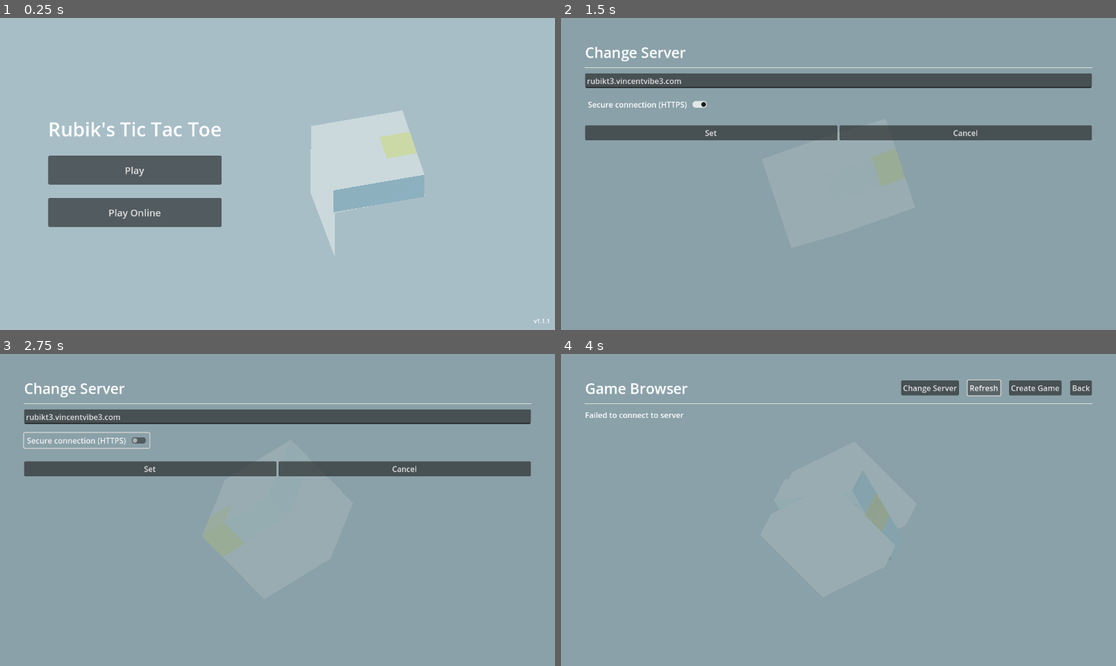
Above: before the commit, frames 1-4 (two rows, left to right).
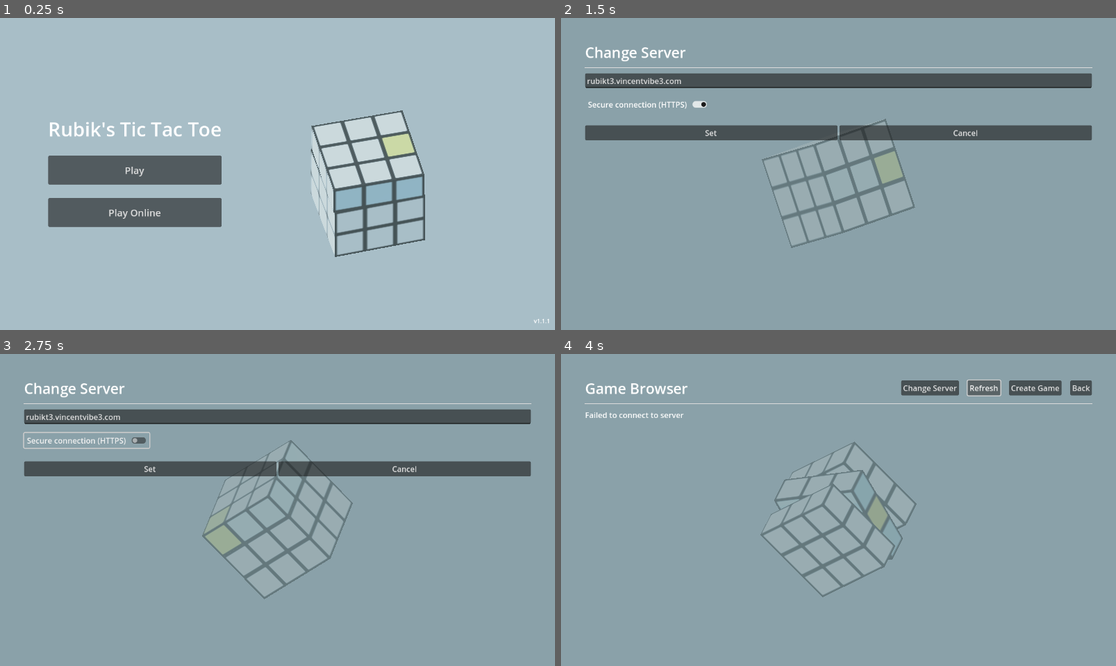
Above: after the commit, the same moments.

Repository: Vincentvibe3/Rubik-Tic-Tac-Toe
Game: Godot game, scene res://scenes/MainMenu.tscn
Two runs of this game, one before a commit and one after it. Both use one fixed random seed, a clock stepped at 60 frames per second and the inputs below.
Inputs:
- Up to frame 1 (0.25 s): no input
- Up to frame 2 (1.5 s): click "Play Online" at 0.5 s; click "Change Server" at 1.25 s
- Up to frame 3 (2.75 s): click "Secure connection (HTTPS)" at 2 s
- Up to frame 4 (4 s): click "Set" at 2.75 s; click "Refresh" at 3.5 s

The runs differ from the first frame. In frame 1, 2.3% of the frame differs, in the area x 55-77%, y 29-77%; in frame 2, 1.7%; in frame 3, 1.9%; in frame 4, 2.2%.

Commit message:
fix tutorial text

Diff:
--- a/scenes/Game.tscn
+++ b/scenes/Game.tscn
@@ -88,7 +88,7 @@
 grow_horizontal = 2
 size_flags_horizontal = 4
 text = "Left Click to Select a cube
-Drag with Middle Click to rotate"
+Drag with Right Click to rotate"
 horizontal_alignment = 1
 
 [node name="Label2" type="Label" parent="Control/TutorialScreen/Control"]
--- a/scenes/GameOnline.tscn
+++ b/scenes/GameOnline.tscn
@@ -99,7 +99,7 @@
 grow_horizontal = 2
 size_flags_horizontal = 4
 text = "Left Click to Select a cube
-Drag with Middle Click to rotate"
+Drag with Right Click to rotate"
 horizontal_alignment = 1
 
 [node name="Label2" type="Label" parent="Control/TutorialScreen/Control"]
